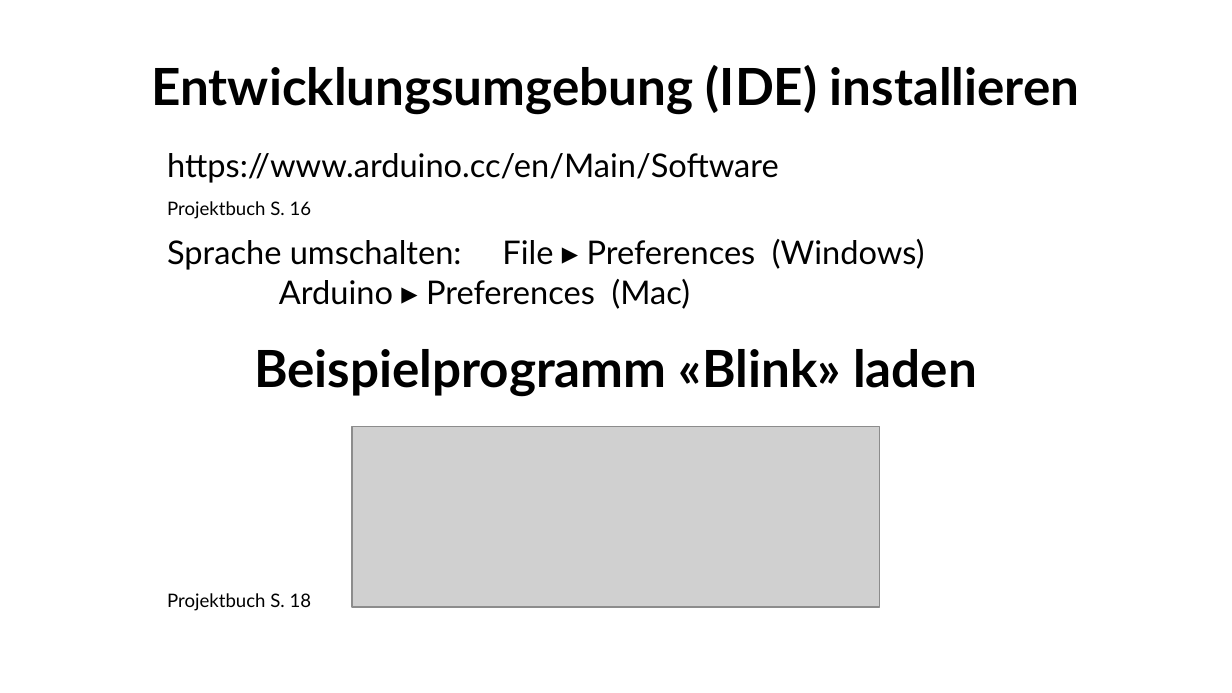
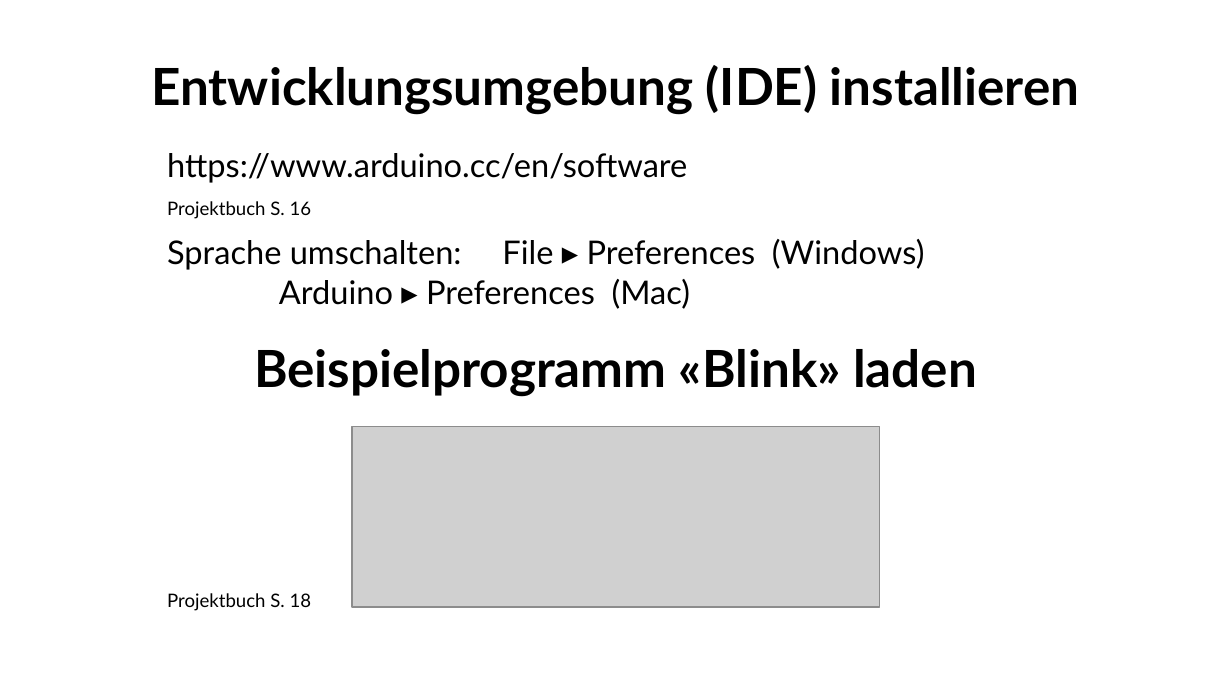
Before and after one commit to fablabwinti/workshop-arduino-1, a slide deck: slide 7 of ArduinoI.odp. Drawn at 1232x693 pixels with LibreOffice and Linux fonts; fonts in the diff are those of the drawing; grey boxes stand for pictures; background and template pictures are left out. Boxes give left, top, right and bottom in pixels: in the first picture for what was removed or moved away, otherwise in the second. Text is boxed around its words. In the diff, an @@ line names an element or a change of style, - is before the commit and + after.

```diff
--- a/ArduinoI.odp
+++ b/ArduinoI.odp
@@ text at [167,153,687,183]: text changed @@
-  https://www.arduino.cc/en/Main/Software
+  https://www.arduino.cc/en/software
```
Also in this commit, not shown: 4 other slides changed, 1 other file.
